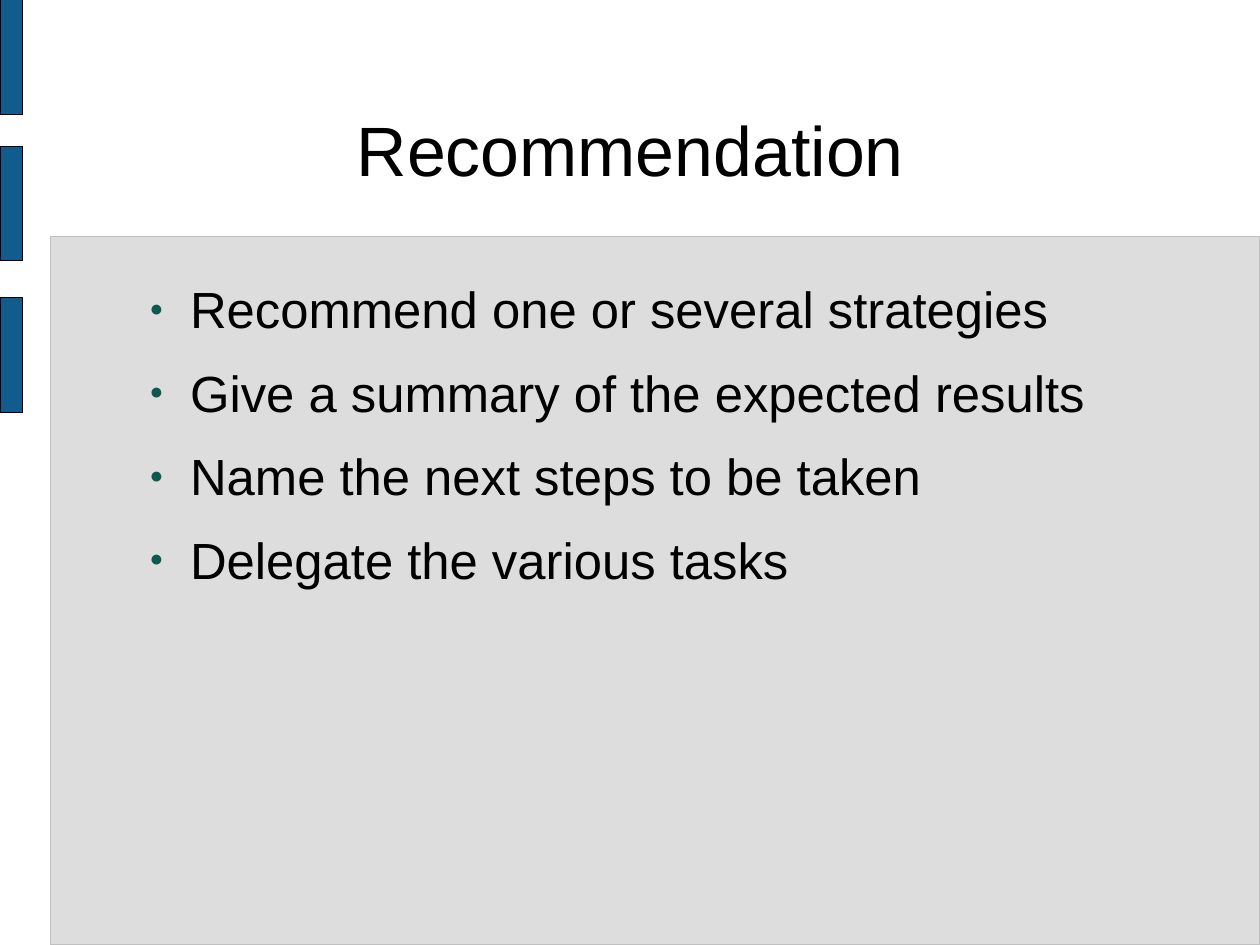
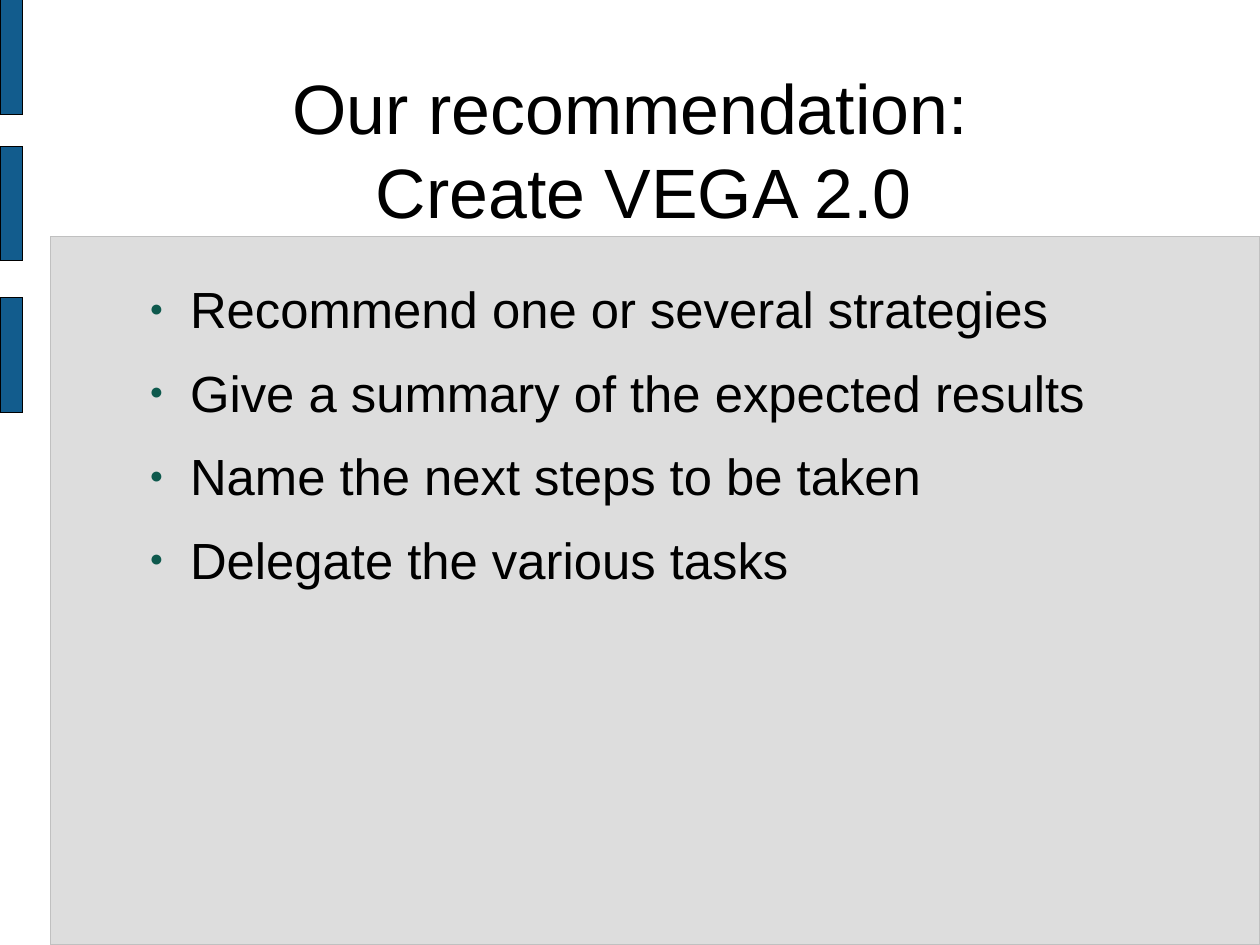
Before and after one commit to wgrand08/tether, a slide deck: slide 12 of trunk/schoolwork/final_presentation.odp (slide 7 before the commit). Drawn at 1260x945 pixels with LibreOffice and Linux fonts; fonts in the diff are those of the drawing. Boxes give left, top, right and bottom in pixels: in the first picture for what was removed or moved away, otherwise in the second. Text is boxed around its words. In the diff, an @@ line names an element or a change of style, - is before the commit and + after.

```diff
--- a/trunk/schoolwork/final_presentation.odp
+++ b/trunk/schoolwork/final_presentation.odp
@@ title at <box>293,83,967,219</box>: text changed @@
-Recommendation
+Our recommendation:
+Create VEGA 2.0
```
Also in this commit, not shown: 4 other slides changed, 7 slides added, 2 slides removed, 1 other file.
